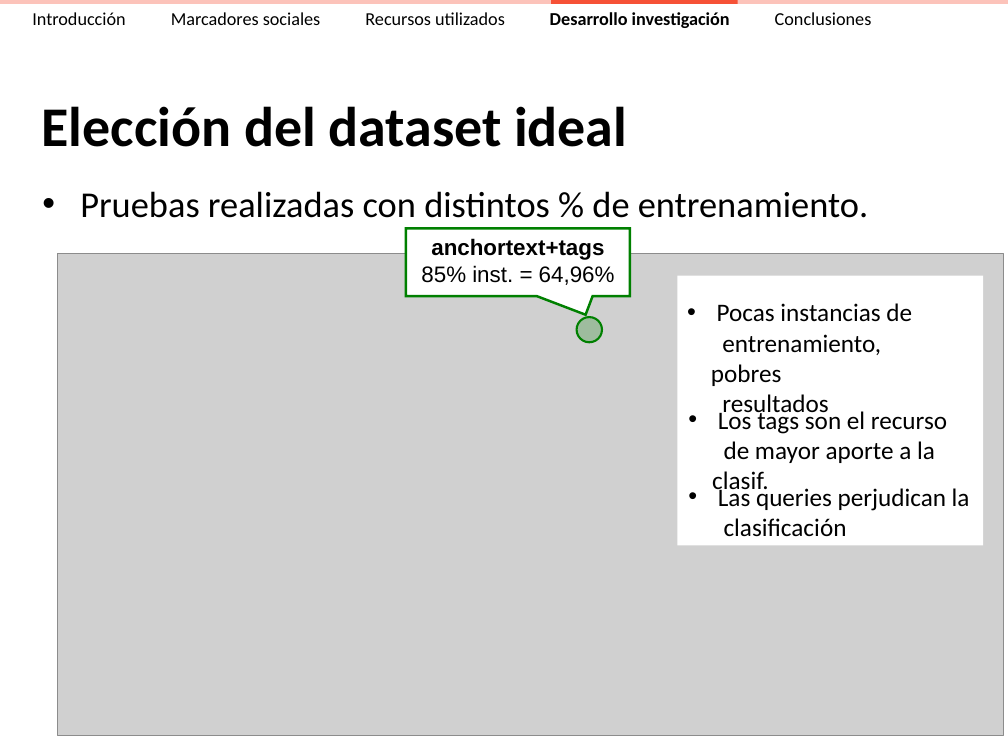
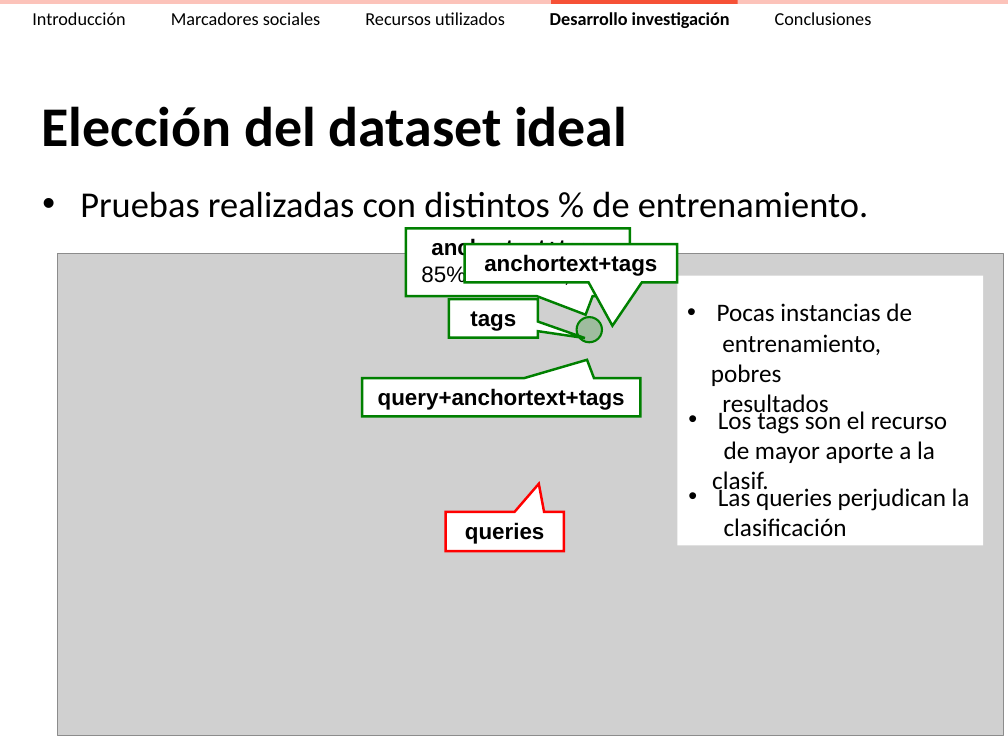
Before and after one commit to ak907kenai/nicotournetesis, a slide deck: slide 29 of docs_trunk/Presentación/Nicolás Tourné - Presentación Tesis (v2.4).ppt. Drawn at 1008x756 pixels with LibreOffice and Linux fonts; fonts in the diff are those of the drawing; grey boxes stand for pictures. Boxes give left, top, right and bottom in pixels: in the first picture for what was removed or moved away, otherwise in the second. Text is boxed around its words. In the diff, an @@ line names an element or a change of style, - is before the commit and + after.

```diff
--- a/docs_trunk/Presentación/Nicolás Tourné - Presentación Tesis (v2.4).ppt
+++ b/docs_trunk/Presentación/Nicolás Tourné - Presentación Tesis (v2.4).ppt
@@ group added at (362, 244, 677, 551): 4 speech boxes @@
+tags
+anchortext+tags
+query+anchortext+tags
+queries
```
Also in this commit, not shown: 1 slide added, 1 other file.
